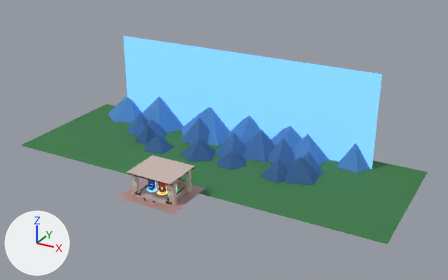
The FBX model UnityProject/Assets/SafeZoneVR/Models/DC_Hub.fbx, before and after one commit.
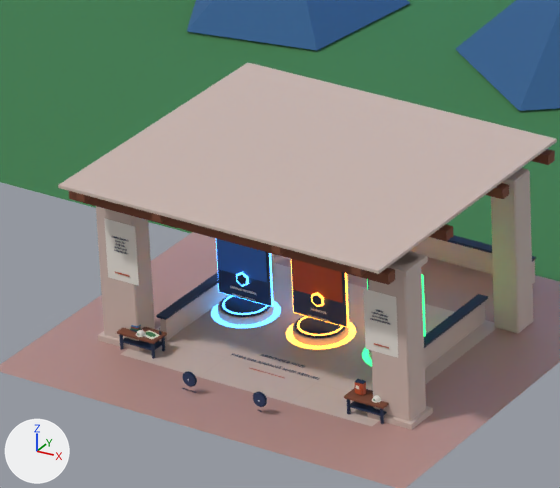
There are two pictures of each version: one whole from a 50 mm lens placed at (86.7, -121.6, 81.0), pointed at (4.8, 27.2, 6.6), one close up on the part from 26% to 44% of the width and 52% to 76% of the height. Arrows for +X, +Y and +Z are at lower left; the lights stay in place. The first two pictures are the older version. Where no turn or scale is listed for an object, it has been applied to the vertices. Vertices at exactly the same position are counted once.

The first close-up shows 'DC_BANNER_Left', 'DC_BANNER_Right', 'DC_ENV_CeilingBeams', 'DC_ENV_Floor', 'DC_ENV_FloorInlay', 'DC_ENV_GroundFar', 'DC_ENV_Mountains_Near', 'DC_ENV_Pillars', 'DC_ENV_Railing', 'DC_PANEL_Fire', 'DC_PANEL_Fire_Art', 'DC_PANEL_Quake', 'DC_PANEL_Rain', 'DC_PANEL_Rain_Art', 'DC_PROP_Backpack', 'DC_PROP_Helmet_L', 'DC_PROP_Helmet_R' and 8 more.
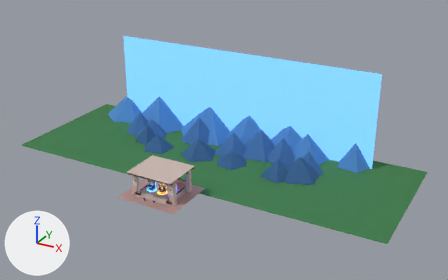
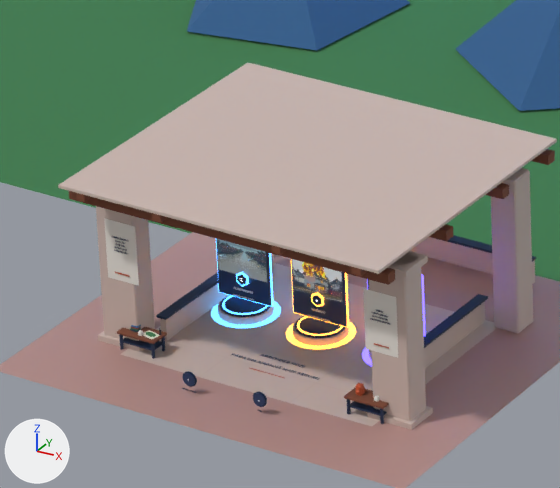
Edits to the bpy script that builds the scene:
```text
Add img_dc_t_panelflood_png:
    img_dc_t_panelflood_png = load_image('DC_T_PanelFlood.png', 'DC_Hub.fbm/DC_T_PanelFlood.png', 1024, 864, 'Non-Color')
Add img_dc_t_iconhail_png:
    img_dc_t_iconhail_png = load_image('DC_T_IconHail.png', 'DC_Hub.fbm/DC_T_IconHail.png', 512, 512, 'sRGB')
Add img_dc_t_panelfire_png:
    img_dc_t_panelfire_png = load_image('DC_T_PanelFire.png', 'DC_Hub.fbm/DC_T_PanelFire.png', 1024, 864, 'Non-Color')
Change mat_dc_m_panelfire:
    remove # nodes: BsdfPrincipled, OutputMaterial
    remove # colours: brown #883010
    nodes: BsdfPrincipled, OutputMaterial, TexImage x3
    uses the picture img_dc_t_panelfire_png
Add mat_dc_m_panelflood:
    mat_dc_m_panelflood = bpy.data.materials.new('DC_M_PanelFlood')
    # uses the picture img_dc_t_panelflood_png
Add mat_dc_m_iconhail:
    mat_dc_m_iconhail = bpy.data.materials.new('DC_M_IconHail')
    # uses the picture img_dc_t_iconhail_png
Add mat_dc_m_glowhail:
    mat_dc_m_glowhail = principled_material('DC_M_GlowHail')
    mat_dc_m_glowhail.base_color = (0.0704, 0.0497, 0.578)  # blue #4b3fc8
    mat_dc_m_glowhail.roughness = 0.3
    mat_dc_m_glowhail.emission_color = (0.0704, 0.0497, 0.578)  # blue #4b3fc8
    mat_dc_m_glowhail.emission_strength = 6.0
Change me_dc_panel_quake:
    used by ob_dc_panel_quake; location = (3.4, 1.2, 0.0)
    remove me_dc_panel_quake.from_pydata(...)  # 2274 vertices, 3061 faces; spans x -1.31..1.31, y -1.31..1.31, z 0.0..3.6
    add me_dc_panel_quake.from_pydata(...)  # 2304 vertices, 3133 faces; spans x -1.31..1.31, y -1.31..1.31, z 0.0..3.6
    me_dc_panel_quake part 1: 232 faces spanning x -1.31..1.31, y -1.31..1.31, z 0.0..3.6 switch from mat_dc_m_glowquake (green #1e9e52, glowing green #1e9e52) to mat_dc_m_glowhail (blue #4b3fc8, glowing blue #4b3fc8)
    edits to the shape of me_dc_panel_quake do not show in these pictures
    add me_dc_panel_quake.materials.append(mat_dc_m_iconhail)
Change me_dc_panel_rain_art:
    where me_dc_panel_rain_art.from_pydata(...)  # 4 vertices, 1 face; spans x -1.1..1.1, y 0.0, z -0.93..0.93
    remove me_dc_panel_rain_art.materials.append(mat_dc_m_panelrain)  # blue #204b8b
    add me_dc_panel_rain_art.materials.append(mat_dc_m_panelflood)
Change ob_dc_prop_helmet_r:
    ob_dc_prop_helmet_r.location: (5.43, -3.22, 0.71) -> (5.43, -3.22, 0.75)
Change ob_dc_prop_backpack:
    ob_dc_prop_backpack.location: (4.63, -3.08, 0.75) -> (4.63, -3.05, 0.75)
Change ob_dc_prop_helmet_l:
    ob_dc_prop_helmet_l.location: (-4.95, -3.3, 0.71) -> (-4.95, -3.3, 0.75)
```

Pixel boxes [x1, y1, x2, y2] of what changed, in the close-ups (560 x 488 px):
'DC_PANEL_Fire_Art', surface changed (lighter)
    both: [292, 259, 342, 292]
'DC_PANEL_Rain_Art', recoloured (lighter)
    both: [219, 244, 258, 273]
'DC_PROP_Backpack', moved
    before: [355, 379, 366, 395]
    after: [355, 383, 367, 396]
'DC_PROP_Helmet_L', moved
    before: [136, 329, 146, 337]
    after: [138, 330, 143, 336]
'DC_PROP_Helmet_R', moved
    before: [372, 395, 382, 403]
    after: [374, 396, 379, 402]
part 1 of me_dc_panel_quake, recoloured
    both: [362, 274, 426, 366]
